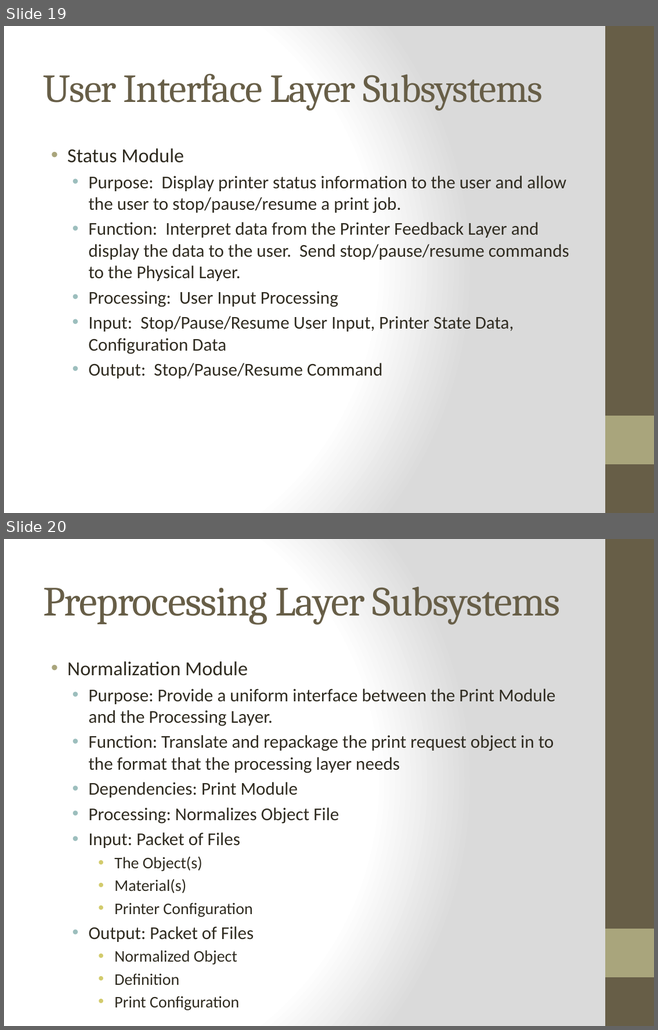
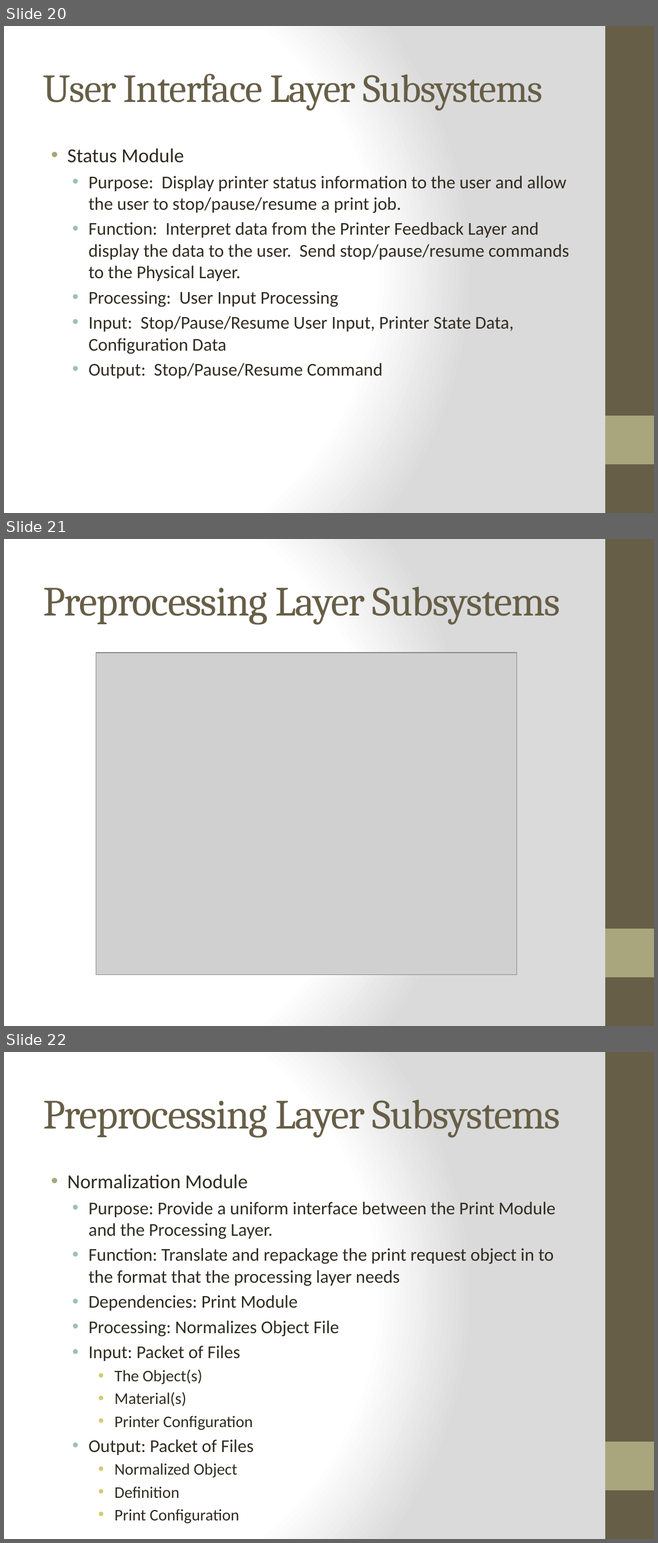
Before and after one commit to qpHalcy0n/SRDesign, a slide deck: ADS Gate Review/Team Ink3d ADS.pptx. Shown one above the other, each under a label of ours: slides 19 and 20 before the commit, slides 20, 21 and 22 after it. The pictures are 658x1030 and 658x1543 pixels, drawn with LibreOffice and Linux fonts; fonts in the diff are those of the drawing; grey boxes stand for pictures. Boxes give left, top, right and bottom in pixels: in the first picture for what was removed or moved away, otherwise in the second. Text is boxed around its words. In the diff, an @@ line names an element or a change of style, - is before the commit and + after.

```diff
--- a/ADS Gate Review/Team Ink3d ADS.pptx
+++ b/ADS Gate Review/Team Ink3d ADS.pptx
@@ slide 21 added at (x1=4, y1=539, x2=654, y2=1026), background gradient #FFFFFF to #DADADA; not listed: 2 template elements that a slide beside it also shows @@
@@ title added at (x1=43, y1=587, x2=560, y2=624), 46 pt, text #675E47 @@
+Preprocessing Layer Subsystems
@@ picture added at (x1=96, y1=653, x2=517, y2=975) @@
@@ what was slide 19 is now slide 20 @@
@@ what was slide 20 is now slide 22 @@
```
Also in this commit, not shown: 1 slide changed, 5 other slides added, 1 other file.
